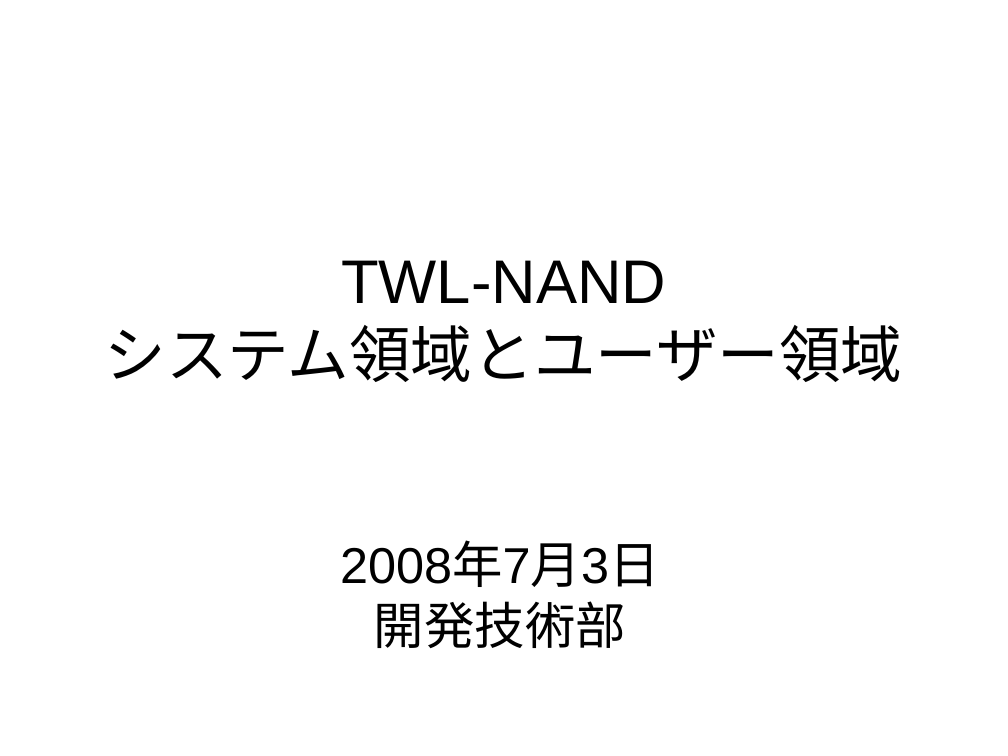
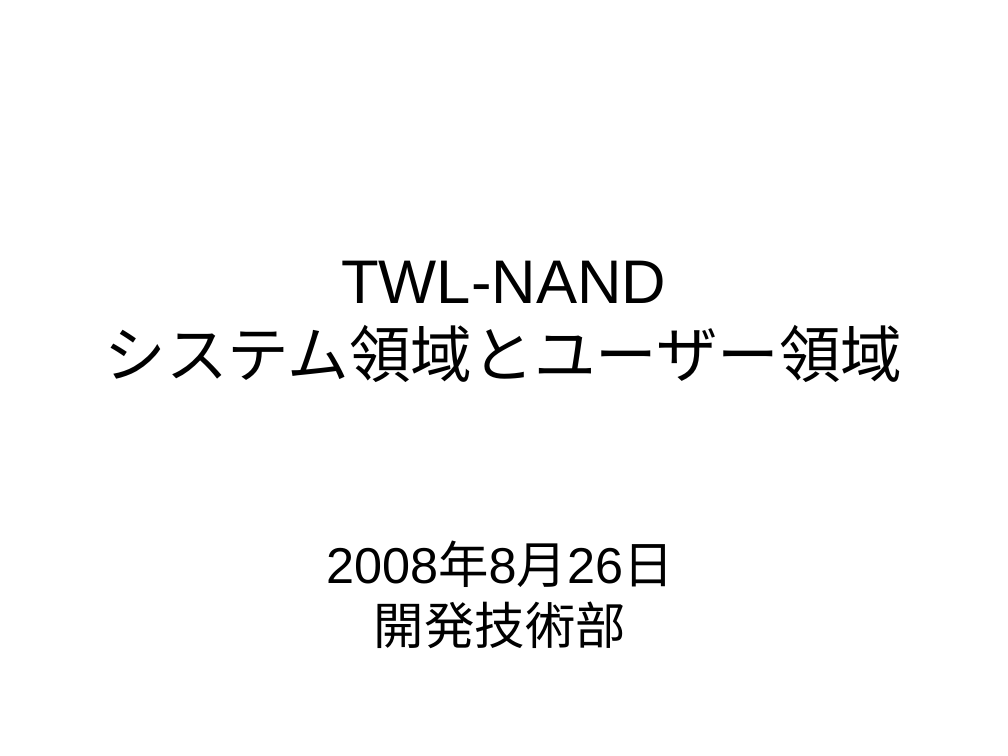
Before and after one commit to rvtr/TwlIPL, a slide deck: slide 1 of docs/NANDシステム領域.ppt. Drawn at 1008x756 pixels with LibreOffice and Linux fonts; fonts in the diff are those of the drawing. Boxes give left, top, right and bottom in pixels: in the first picture for what was removed or moved away, otherwise in the second. Text is boxed around its words. In the diff, an @@ line names an element or a change of style, - is before the commit and + after.

```diff
--- a/docs/NANDシステム領域.ppt
+++ b/docs/NANDシステム領域.ppt
@@ text at [326,543,673,648]: text changed @@
-2008年7月3日
-開発技術部
+2008年8月26日
+開発技術部
```
Also in this commit, not shown: 2 other slides changed, 2 other files.
